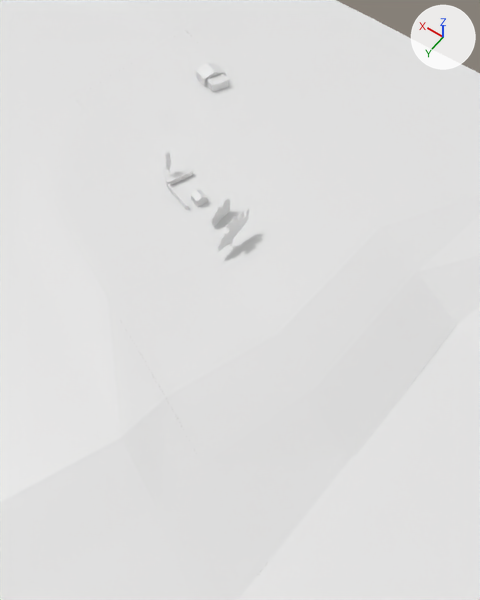
One commit to the Blender file blender/burgfalken.blend: the scene before it, then after it.
Both versions are drawn from a camera (50 mm lens) standing at (-103.3, 94.1, 117.3) and looking at (-44.9, 12.4, -11.1). The lights are fixed; the arrows at upper right show +X, +Y and +Z.

Objects in the first picture: 'GroundNorth_highgras', 'GroundPiste_gras', 'GroundSued_gras'.
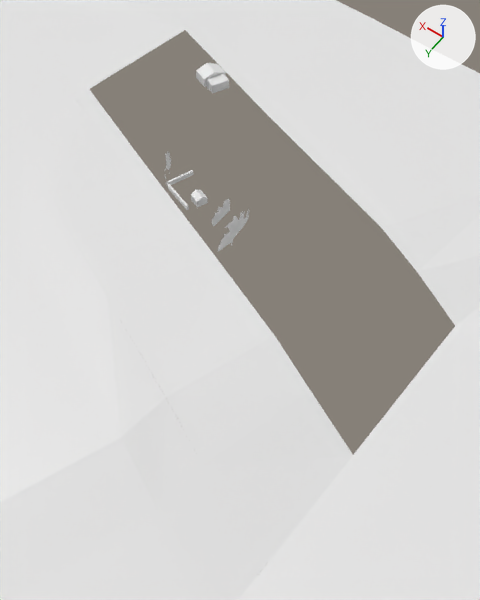
Where the change shows, as pixel boxes [x1, y1, x2, y2] in the pictures (480 x 600 px):
'GroundSued_gras', hidden: before [90, 30, 457, 457]

The edits, one by one:
Object 'GroundSued_gras' (ob_groundsued_gras) is now hidden.
